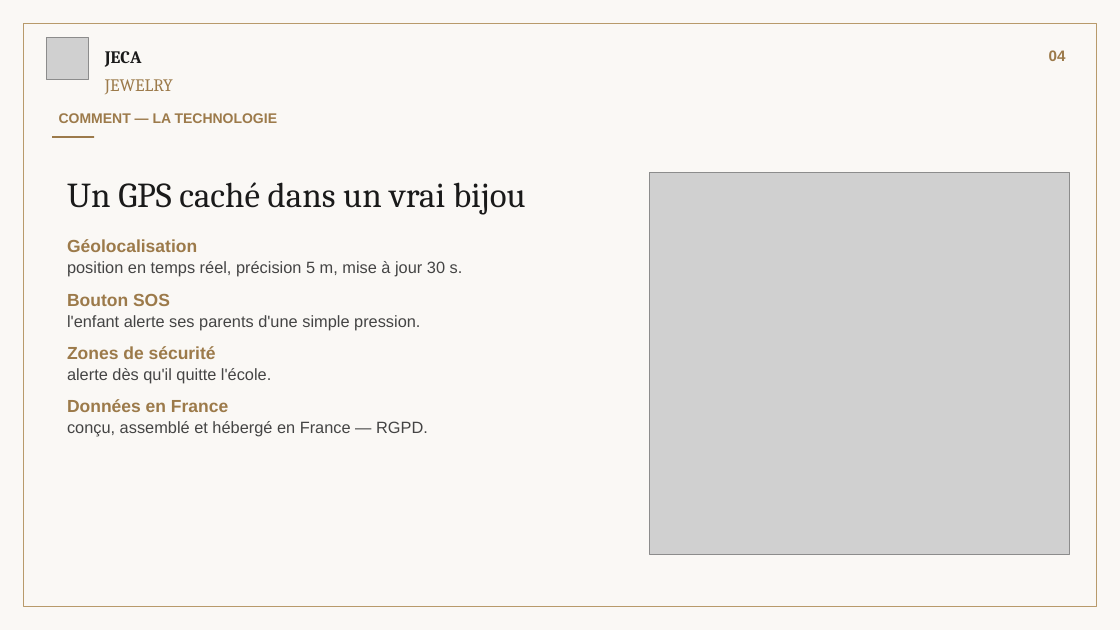
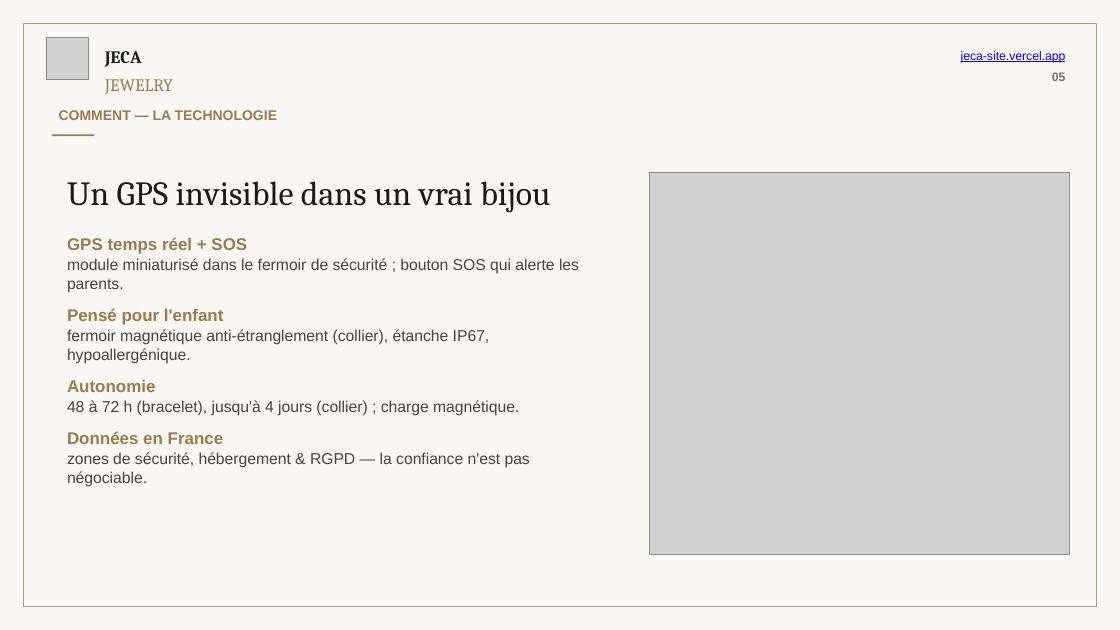
Before and after one commit to emirsqalli23-cpu/jeca-jewelry, a slide deck: slide 5 of JECA_Soutenance_Site.pptx (slide 4 before the commit). Drawn at 1120x630 pixels with LibreOffice and Linux fonts; fonts in the diff are those of the drawing; grey boxes stand for pictures. Boxes give left, top, right and bottom in pixels: in the first picture for what was removed or moved away, otherwise in the second. Text is boxed around its words. In the diff, an @@ line names an element or a change of style, - is before the commit and + after.

```diff
--- a/JECA_Soutenance_Site.pptx
+++ b/JECA_Soutenance_Site.pptx
@@ text at [961, 51, 1066, 81]: text changed; size 13 to 10.5 pt; text colour #9C7A4A to #0000FF; bold off @@
-04
+jeca-site.vercel.app
+05
@@ text at [67, 181, 579, 416]: text changed; size 14 to 13.5 pt @@
-Un GPS caché dans un vrai bijou
-Géolocalisation
-position en temps réel, précision 5 m, mise à jour 30 s.
-Bouton SOS
-l'enfant alerte ses parents d'une simple pression.
-Zones de sécurité
-alerte dès qu'il quitte l'école.
+Un GPS invisible dans un vrai bijou
+GPS temps réel + SOS
+module miniaturisé dans le fermoir de sécurité ; bouton SOS qui alerte les parents.
+Pensé pour l'enfant
+fermoir magnétique anti-étranglement (collier), étanche IP67, hypoallergénique.
+Autonomie
+48 à 72 h (bracelet), jusqu'à 4 jours (collier) ; charge magnétique.
@@ text at [67, 431, 224, 444]: size 15 to 14.5 pt in "Données en France" @@
@@ text at [67, 452, 530, 487]: text changed; size 14 to 13.5 pt @@
-conçu, assemblé et hébergé en France — RGPD.
+zones de sécurité, hébergement & RGPD — la confiance n'est pas négociable.
```
Also in this commit, not shown: 8 other slides changed, 2 slides added.
